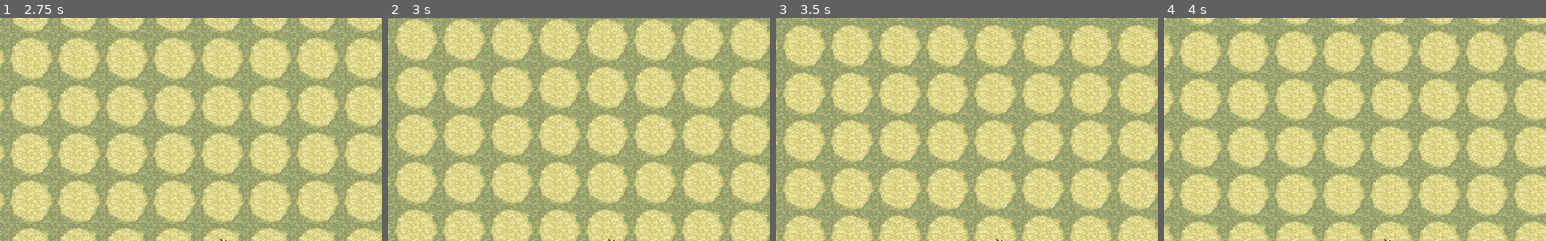
Above: before the commit, frames 1-4 (left to right).
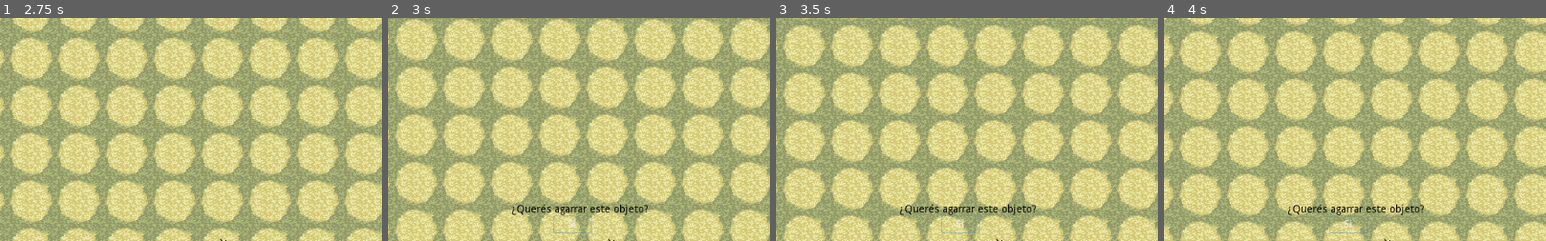
Above: after the commit, the same moments.

Repository: gina-vj/boss
Game: Godot game, scene res://Main.tscn
The game is run twice, just before and just after one commit, with the same random seed, the same clock (stepped at 60 frames per second) and the same inputs.
Inputs:
- Up to frame 1 (2.75 s): tap Enter at 0.5 s; hold Right (move_right) 0.53-1.28 s; hold Down (move_down) 1.28-2.03 s; hold Right (move_right) from 2.03 s (still down)
- Up to frame 2 (3 s): release Right (move_right) at 2.78 s; hold Up (move_up) from 2.78 s (still down)
- Up to frame 3 (3.5 s): keep holding Up (move_up)
- Up to frame 4 (4 s): release Up (move_up) at 3.53 s; hold Left (move_left) from 3.53 s (still down)
The pictures show only the part of the screen within x 24-74%, y 8-58%; the shares and areas given below are measured in that part.

Frame 1 is identical in both runs. In frame 2, 0.8% of the frame differs, in the area x 32-68%, y 83-97%; in frame 3, 0.7%; in frame 4, 0.8%.
Error after the commit: Invalid call to function 'item_not_detected' in base 'KinematicBody2D (Gina.gd)'. Expected 0 arguments. (res://entities/item/VacunaAmarilla.gd:25)

Commit message:
Elimina archivos sin uso

Diff:
--- a/Gina-Boss/entities/item/ActionableItem.gd
+++ b/Gina-Boss/entities/item/ActionableItem.gd
@@ -17,11 +17,12 @@
 	collision_mask = 0
 
 func _on_DetectionArea_body_entered(body):
-	body.item_detected(self)
-
+	if body.has_method("item_detected"):
+		body.item_detected(self)
 
 func _on_DetectionArea_body_exited(body):
-	body.item_not_detected()
+	if body.has_method("item_not_detected"):
+		body.item_not_detected(self)
 
 func is_type():
 	pass
--- a/Gina-Boss/entities/item/Item.gd
+++ /dev/null
@@ -1,16 +0,0 @@
-extends KinematicBody2D
-
-
-# Declare member variables here. Examples:
-# var a = 2
-# var b = "text"
-
-
-# Called when the node enters the scene tree for the first time.
-func _ready():
-	pass # Replace with function body.
-
-
-# Called every frame. 'delta' is the elapsed time since the previous frame.
-#func _process(delta):
-#	pass
--- a/Gina-Boss/entities/item/Item1.tscn
+++ b/Gina-Boss/entities/item/Item1.tscn
@@ -27,5 +27,6 @@
 shape = SubResource( 2 )
 
 [node name="Forma" type="Sprite" parent="DetectionArea"]
+
 [connection signal="body_entered" from="DetectionArea" to="." method="_on_DetectionArea_body_entered"]
 [connection signal="body_exited" from="DetectionArea" to="." method="_on_DetectionArea_body_exited"]
--- a/Gina-Boss/entities/item/Item2.gd
+++ /dev/null
@@ -1,16 +0,0 @@
-extends Vacuna
-
-
-# Declare member variables here. Examples:
-# var a = 2
-# var b = "text"
-
-
-# Called when the node enters the scene tree for the first time.
-func _ready():
-	pass # Replace with function body.
-
-
-# Called every frame. 'delta' is the elapsed time since the previous frame.
-#func _process(delta):
-#	pass
